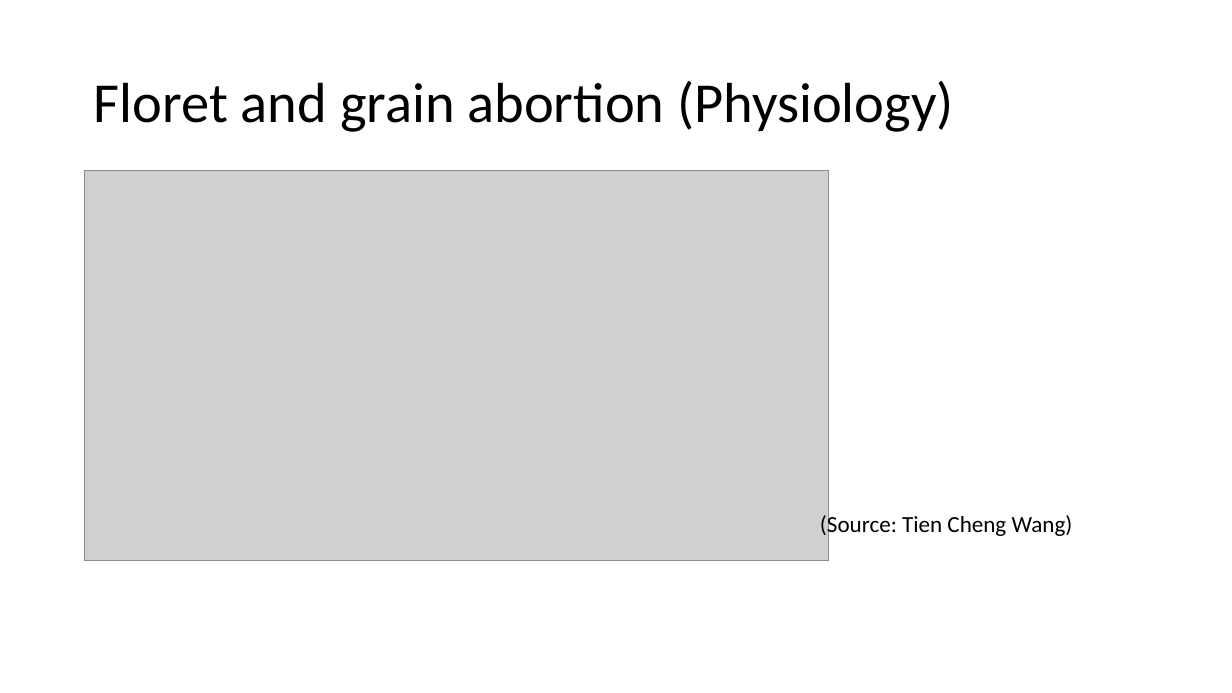
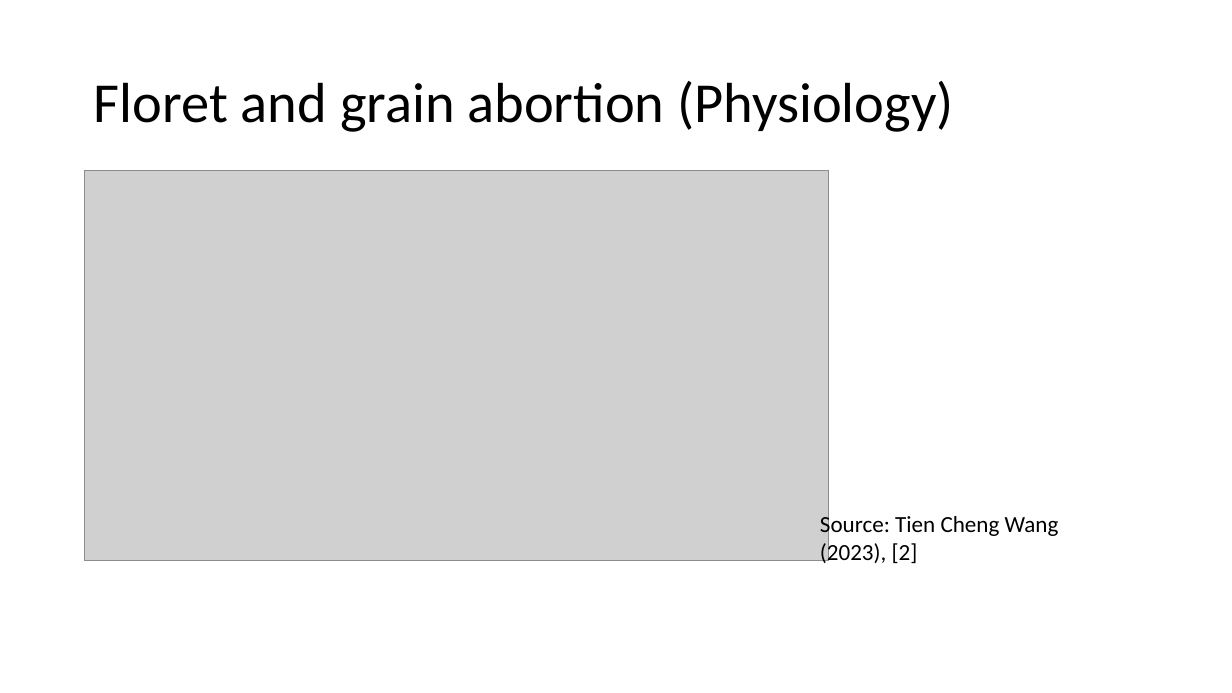
Before and after one commit to WasellaN/Ear_Project_Nouri, a slide deck: slide 4 of Presentation_Nouri.pptx. Drawn at 1232x693 pixels with LibreOffice and Linux fonts; fonts in the diff are those of the drawing; grey boxes stand for pictures. Boxes give left, top, right and bottom in pixels: in the first picture for what was removed or moved away, otherwise in the second. Text is boxed around its words. In the diff, an @@ line names an element or a change of style, - is before the commit and + after.

```diff
--- a/Presentation_Nouri.pptx
+++ b/Presentation_Nouri.pptx
@@ text at [820,513,1059,563]: text changed @@
-(Source: Tien Cheng Wang)
+Source: Tien Cheng Wang (2023), [2]
```
Also in this commit, not shown: 2 other slides changed, 15 slides added, 13 other files.
